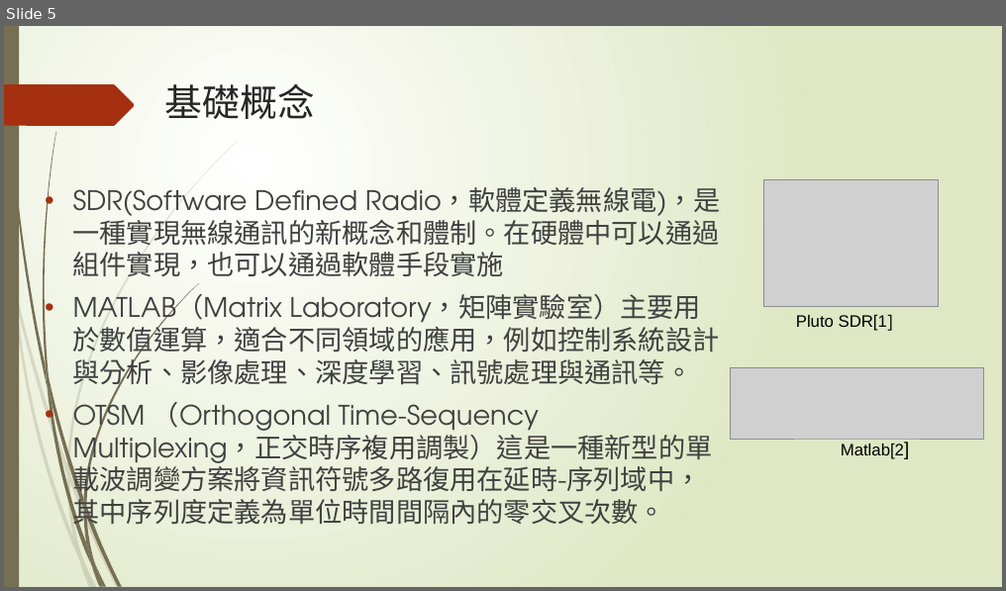
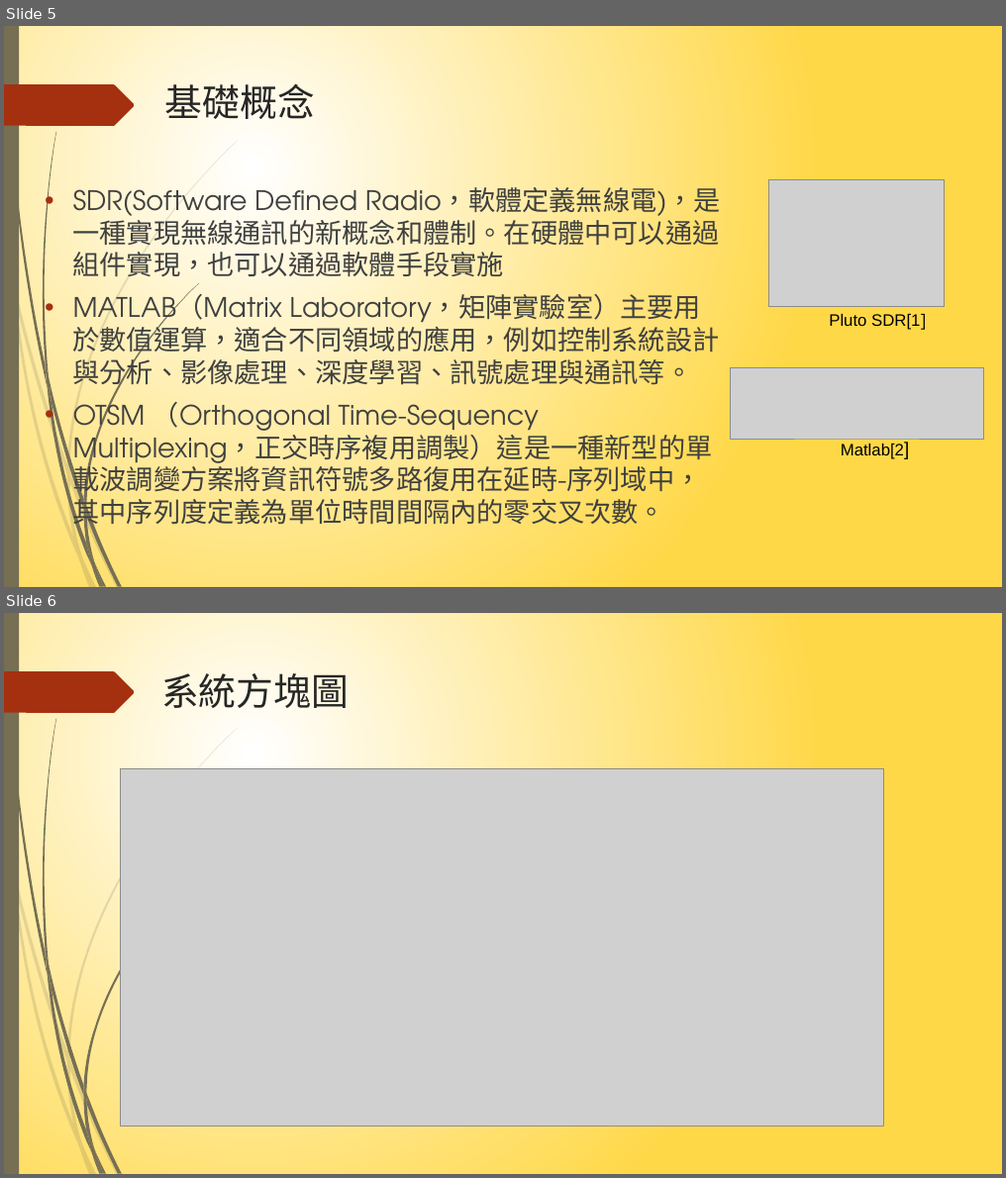
Before and after one commit to NIUWCSP/OTSM, a slide deck: report/以SDR實現OTSM通訊技術.pptx. Shown one above the other, each under a label of ours: slide 5 before the commit, slides 5 and 6 after it. The pictures are 1006x591 and 1006x1178 pixels, drawn with LibreOffice and Linux fonts; fonts in the diff are those of the drawing; grey boxes stand for pictures. Boxes give left, top, right and bottom in pixels: in the first picture for what was removed or moved away, otherwise in the second. Text is boxed around its words. In the diff, an @@ line names an element or a change of style, - is before the commit and + after.

```diff
--- a/report/以SDR實現OTSM通訊技術.pptx
+++ b/report/以SDR實現OTSM通訊技術.pptx
@@ slide 6 added at box(4, 613, 1002, 1174), background gradient #FFFFFF to #FFD847; not listed: 24 template elements that a slide beside it also shows @@
@@ title added at box(161, 673, 349, 708), 36 pt, text #262626 @@
+系統方塊圖
@@ picture added at box(121, 768, 884, 1127) @@
@@ slide 5 changed as well @@
@@ background gradient #FFFFFF to #DFE8C4 to gradient #FFFFFF to #FFD847 @@
@@ picture: place and size @@
-picture at box(763, 180, 939, 307)
+picture at box(769, 180, 944, 307)
@@ text "Pluto SDR[1]": place and size @@
-text "Pluto SDR[1]" at box(796, 315, 893, 331)
+text "Pluto SDR[1]" at box(829, 314, 926, 330)
```
Also in this commit, not shown: 17 other slides changed.
